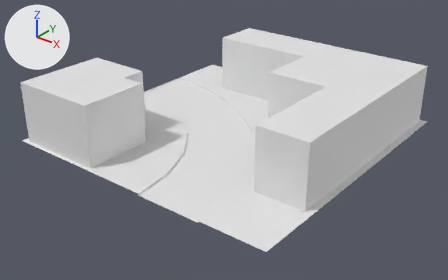
A saved change to the Blender file src/wbcity/right_long.blend.
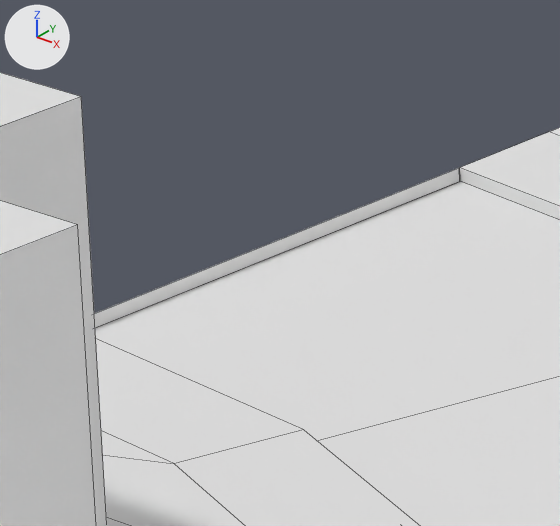
Each version appears first whole from a 50 mm camera at (5.102, -5.125, 2.75) aimed at (1.541, -0.674, -0.01), and next in a close-up on the part from 30% to 42% of the width and 22% to 40% of the height. Every picture has the same lights, and +X, +Y and +Z are marked at upper left. The close-ups show mesh edges as thin lines.

Script lines for the objects in view, before the commit:
```python
me_plane_007 = bpy.data.meshes.new('Plane.007')
me_plane_007.from_pydata(...)  # 93 vertices, 84 faces; spans x 0.0..6.0, y -4.0..2.0, z 0.0..1.29
# before: 0 (0.0, -0.67, 0.0), 2 (0.0, 0.67, 0.0) at pixel (459, 181), 3 (1.21, 0.51, 0.0), 4 (0.0, 0.67, 0.0) at pixel (460, 181), 5 (0.86, -0.78, 0.0)
# before: 17 (1.21, 0.51, 0.04), 35 (0.0, -0.67, 0.04), 42 (0.0, 0.67, 0.04) at pixel (459, 167), 45 (0.0, 0.67, 0.04) at pixel (459, 167)
ob_right_large = bpy.data.objects.new('right_large', me_plane_007)
ob_right_large.location = (0.0, 0.0, 0.0)
ob_right_large.scale = (0.5, 0.5, 0.5)
```
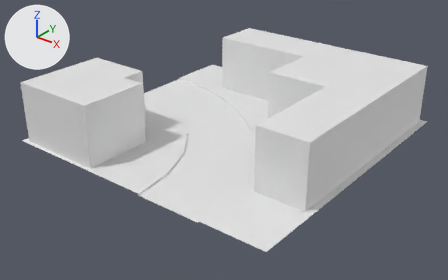
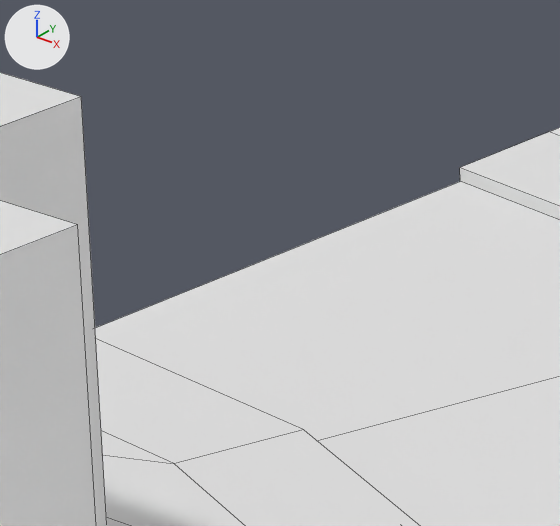
Location of each change, [x1, y1, x2, y2] in pixels of the close-ups (560 x 526 px; the box of a moved part takes in the faces that stretch with it):
part 1 of me_plane_007, moved or reshaped
    before: [94, 168, 560, 441]
    after: [95, 168, 560, 441]

Diff of the bpy script that builds the scene:
```diff
--- a/src/wbcity/right_long.blend.py
+++ b/src/wbcity/right_long.blend.py
@@ me_plane_007 @@
 me_plane_007.from_pydata(...)  # 93 vertices, 84 faces; spans x 0.0..6.0, y -4.0..2.0, z 0.0..1.29
 # used by ob_right_large; location = (0.0, 0.0, 0.0); scale = (0.5, 0.5, 0.5)
 # verts and faces of me_plane_007; kept vertices keep their numbers, new ones are numbered from 93
+# me_plane_007 part 1
+delete_vertices([4, 45])  # with the faces that use them
+faces += [(2, 3, 17, 42), (0, 5, 3, 2)]
```
